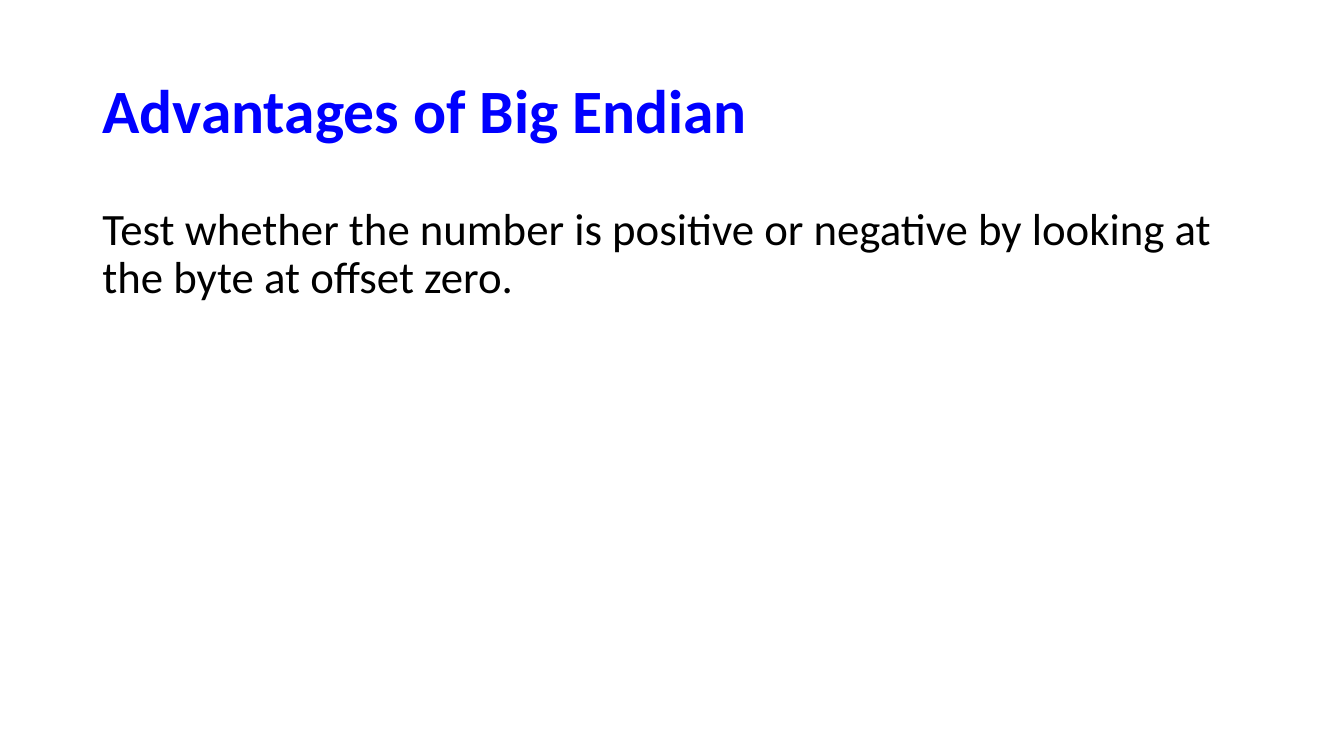
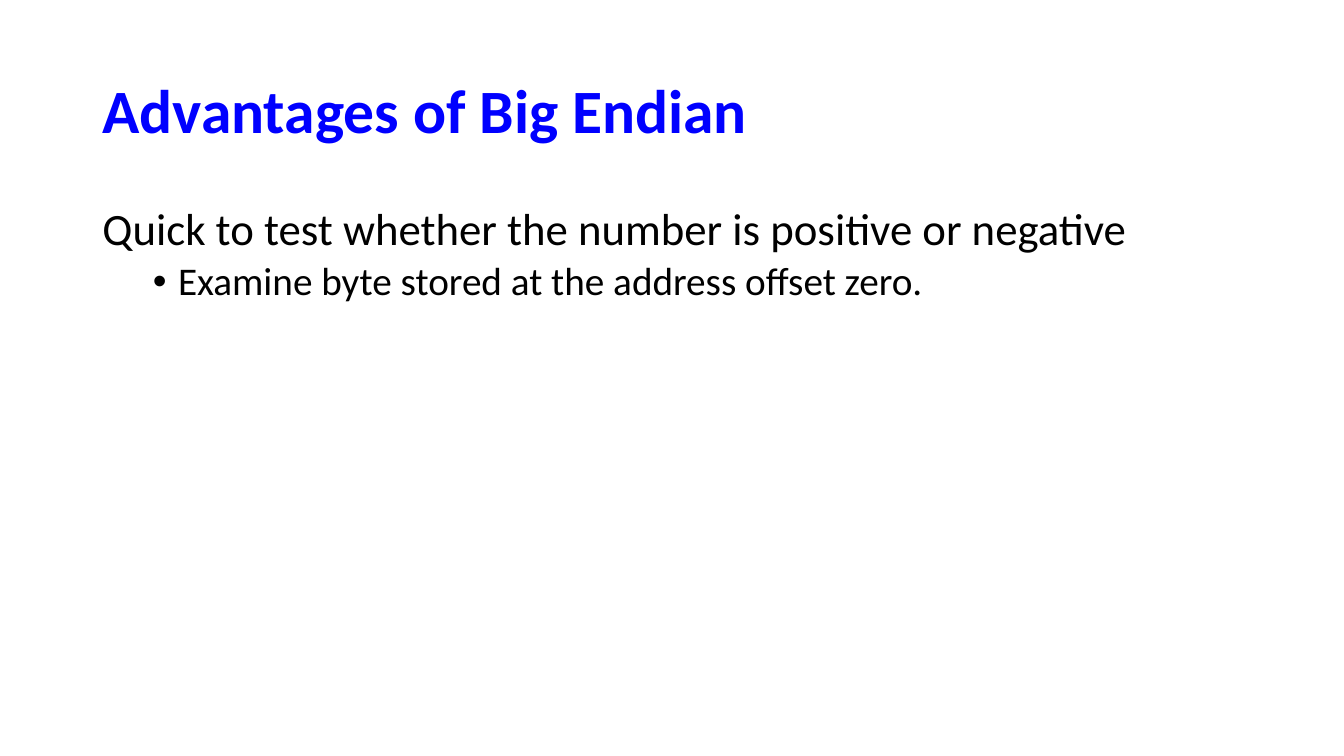
Before and after one commit to NYU-CSO/nyu-cso.github.io, a slide deck: slide 20 of notes/02-bits_bytes_int_cont.pptx (slide 22 before the commit). Drawn at 1344x756 pixels with LibreOffice and Linux fonts; fonts in the diff are those of the drawing. Boxes give left, top, right and bottom in pixels: in the first picture for what was removed or moved away, otherwise in the second. Text is boxed around its words. In the diff, an @@ line names an element or a change of style, - is before the commit and + after.

```diff
--- a/notes/02-bits_bytes_int_cont.pptx
+++ b/notes/02-bits_bytes_int_cont.pptx
@@ text at (102, 214, 1126, 302): text changed @@
-Test whether the number is positive or negative by looking at the byte at offset zero.
+Quick to test whether the number is positive or negative
+  • Examine byte stored at the address offset zero.
```
Also in this commit, not shown: 14 other slides changed, 28 slides added, 4 slides removed, 2 other files.
